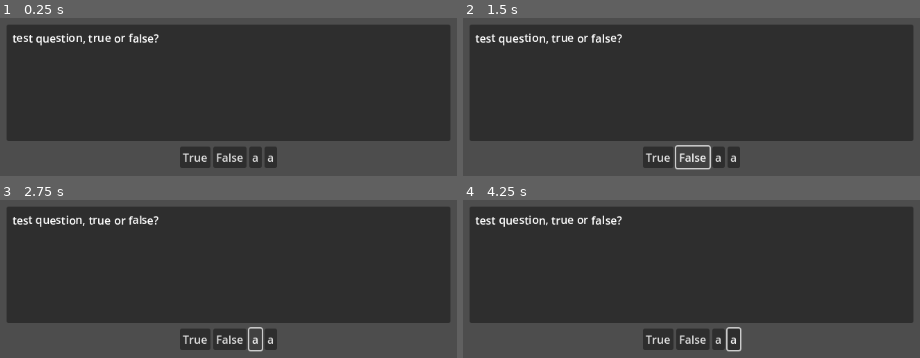
Above: before the commit, frames 1-4 (two rows, left to right).
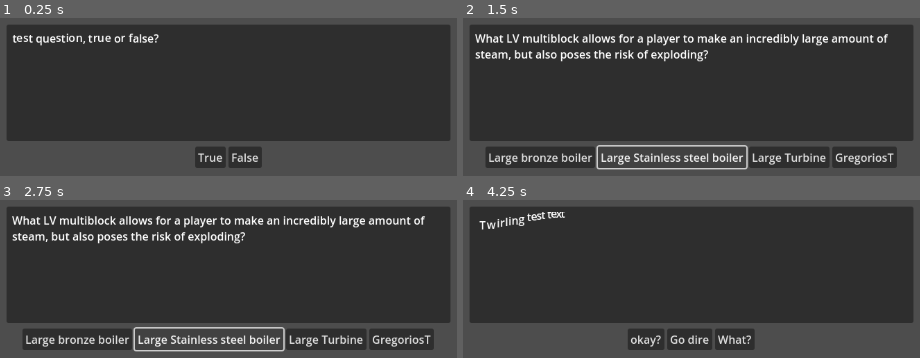
Above: after the commit, the same moments.

Repository: oc-ben-schellekens/swe-game-2025
Game: Godot game, scene res://quiz_scene.tscn
The game is run twice, just before and just after one commit, with the same random seed, the same clock (stepped at 60 frames per second) and the same inputs. Before the commit the project starts from res://test.tscn.
Inputs (mouse positions are in pixels of both pictures, inside the frame that each line leads up to):
- Up to frame 1 (0.25 s): no input
- Up to frame 2 (1.5 s): click "True" at 0.5 s; click (691, 157) at 1.25 s, where only the run before the commit has a clickable "False"
- Up to frame 3 (2.75 s): click (255, 339) at 2 s, where only the run before the commit has a clickable "a"
- Up to frame 4 (4.25 s): click (732, 339) at 2.75 s, where only the run before the commit has a clickable "a"; click (540, 339) at 3.5 s, where only the run after the commit has a clickable "Large bronze boiler"

The runs differ from the first frame. In frame 1, 1.3% of the frame differs, in the area x 39-61%, y 81-95%; in frame 2, 13%; in frame 3, 13%, in the area x 2-95%, y 9-97%; in frame 4, 3.1%.

Commit message:
General project cleanup + renaming, Change scoring systems + remove score_manager.gd

Diff:
--- a/project.godot
+++ b/project.godot
@@ -17,5 +17,4 @@
 
 [autoload]
 
-Questions="*res://questions.gd"
-ScoreManager="*res://score_manager.gd"
+Globals="*res://scripts/Global.gd"
--- a/test.tscn
+++ b/quiz_scene.tscn
@@ -1,10 +1,10 @@
 [gd_scene load_steps=3 format=3 uid="uid://bkih8y3h7jb2e"]
 
-[ext_resource type="Script" uid="uid://dfvyjfgy6aie2" path="res://new_script.gd" id="1_37kl0"]
-[ext_resource type="PackedScene" uid="uid://c3b00o8bcet2v" path="res://question_handler.tscn" id="2_8uh7m"]
+[ext_resource type="Script" uid="uid://dfvyjfgy6aie2" path="res://scripts/Main_game.gd" id="1_pkh6a"]
+[ext_resource type="PackedScene" uid="uid://c3b00o8bcet2v" path="res://question_handler.tscn" id="2_cianq"]
 
 [node name="Node2D" type="Node2D"]
-script = ExtResource("1_37kl0")
+script = ExtResource("1_pkh6a")
 
 [node name="Label" type="Label" parent="."]
 offset_left = -19.0
--- a/score_manager.gd
+++ /dev/null
@@ -1,12 +0,0 @@
-extends Node
-
-@export var score: int = 0
-
-# Called when the node enters the scene tree for the first time.
-func _ready() -> void:
-	pass # Replace with function body.
-
-
-# Called every frame. 'delta' is the elapsed time since the previous frame.
-func _process(delta: float) -> void:
-	pass
--- a/questions.gd
+++ b/scripts/Global.gd
@@ -1,4 +1,22 @@
 extends Node
+
+#region Global variables
+var _score: int = 0
+#endregion
+
+#region Score managment Functions
+func get_score():
+	return _score
+
+func set_score(new_score: int):
+	_score = new_score
+
+func add_score(to_add: int):
+	_score += to_add
+
+func remove_score(to_subtract: int):
+	_score -= to_subtract
+#endregion
 
 # ---QUESTION SCHEMA---
 # type: Questionhandler.QuestionType
@@ -8,6 +26,7 @@
 # 	answers: [String] (array of strings)
 # 	Correct answer: Integer
 
+#region Questions
 var questions: Array[Dictionary] = [
 	{
 		"text": "This is test text for a question",
@@ -30,3 +49,4 @@
 		"correct_answer": 0
 	},
 ]
+#endregion
--- a/new_script.gd
+++ b/scripts/Main_game.gd
@@ -4,7 +4,7 @@
 
 var data_of_question := {
 	"text": "[shake]test question, true or false?[/shake]",
-	"answers": ["True", "False", "a", "a"],
+	"answers": ["True", "False"],
 	"correct_answer": 0
 }
 
@@ -17,7 +17,9 @@
 	pass
 
 func _on_question_handler_question_answered_correctly() -> void:
+	question_handler.clear_question()
 	print("correct")
+	question_handler.show_question(Globals.questions.pick_random())
 
 func _on_question_handler_question_answered_incorrectly() -> void:
 	print("WRONG XXXXX")
Not shown: 1 places in quiz_scene.tscn that only renumber resources
Not shown, removed: score_manager.gd.uid
Renamed: questions.gd.uid -> scripts/Global.gd.uid
Renamed: new_script.gd.uid -> scripts/Main_game.gd.uid
